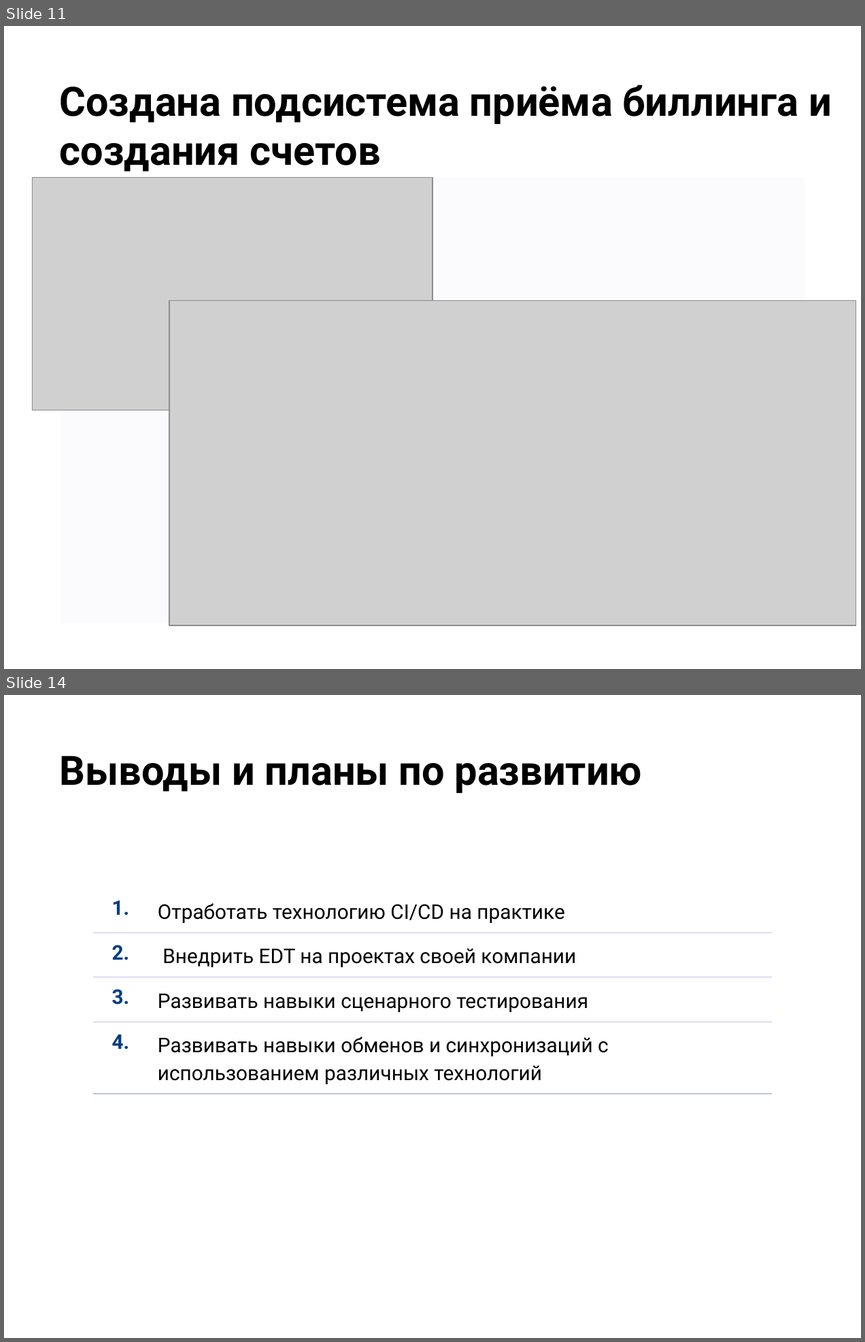
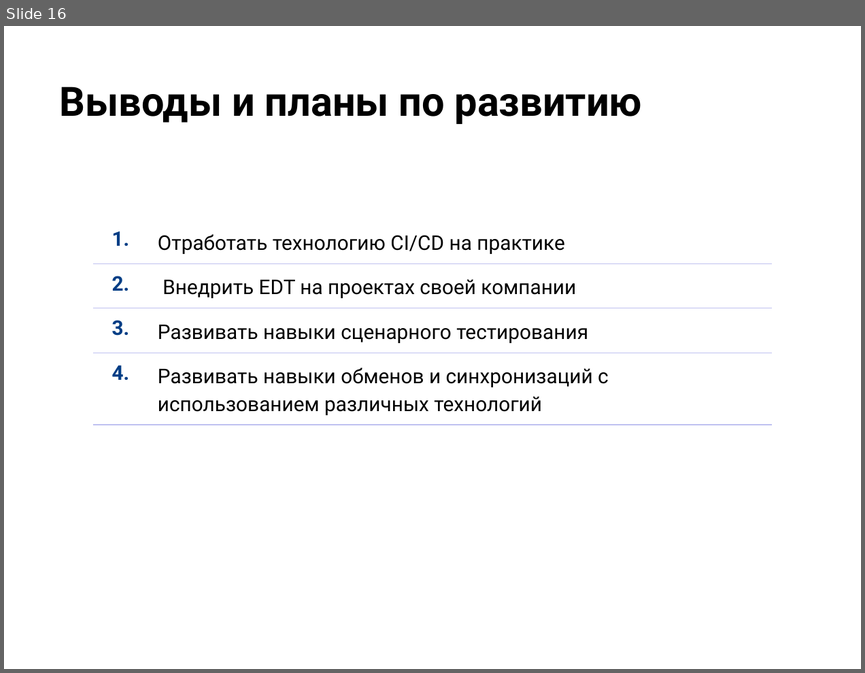
Before and after one commit to RomanShelamov/RomanShelamov_OTUS, a slide deck: doc/Presentation/Защита проекта_Шеламов Роман.pptx. Shown one above the other, each under a label of ours: slides 11 and 14 before the commit, slide 16 after it; the slides between them are not shown. The pictures are 865x1342 and 865x673 pixels, drawn with LibreOffice and Linux fonts; fonts in the diff are those of the drawing; grey boxes stand for pictures; background and template pictures are left out. Boxes give left, top, right and bottom in pixels: in the first picture for what was removed or moved away, otherwise in the second. Text is boxed around its words. In the diff, an @@ line names an element or a change of style, - is before the commit and + after.

```diff
--- a/doc/Presentation/Защита проекта_Шеламов Роман.pptx
+++ b/doc/Presentation/Защита проекта_Шеламов Роман.pptx
@@ slide 11 removed at <box>4,26,861,669</box>, background picture (left out) @@
@@ title removed at <box>60,84,832,172</box> @@
-Создана подсистема приёма биллинга и создания счетов
@@ picture removed at <box>33,177,432,410</box> @@
@@ rectangle removed at <box>60,178,804,623</box> @@
@@ picture removed at <box>169,301,855,626</box> @@
@@ what was slide 14 is now slide 16 @@
```
Also in this commit, not shown: 2 slides changed, 3 slides added, 28 other files.
